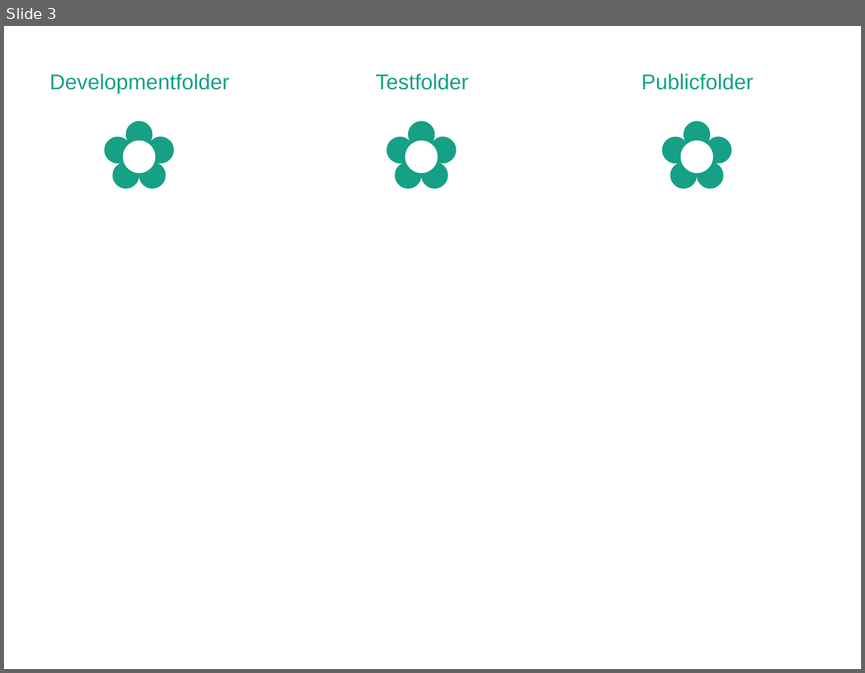
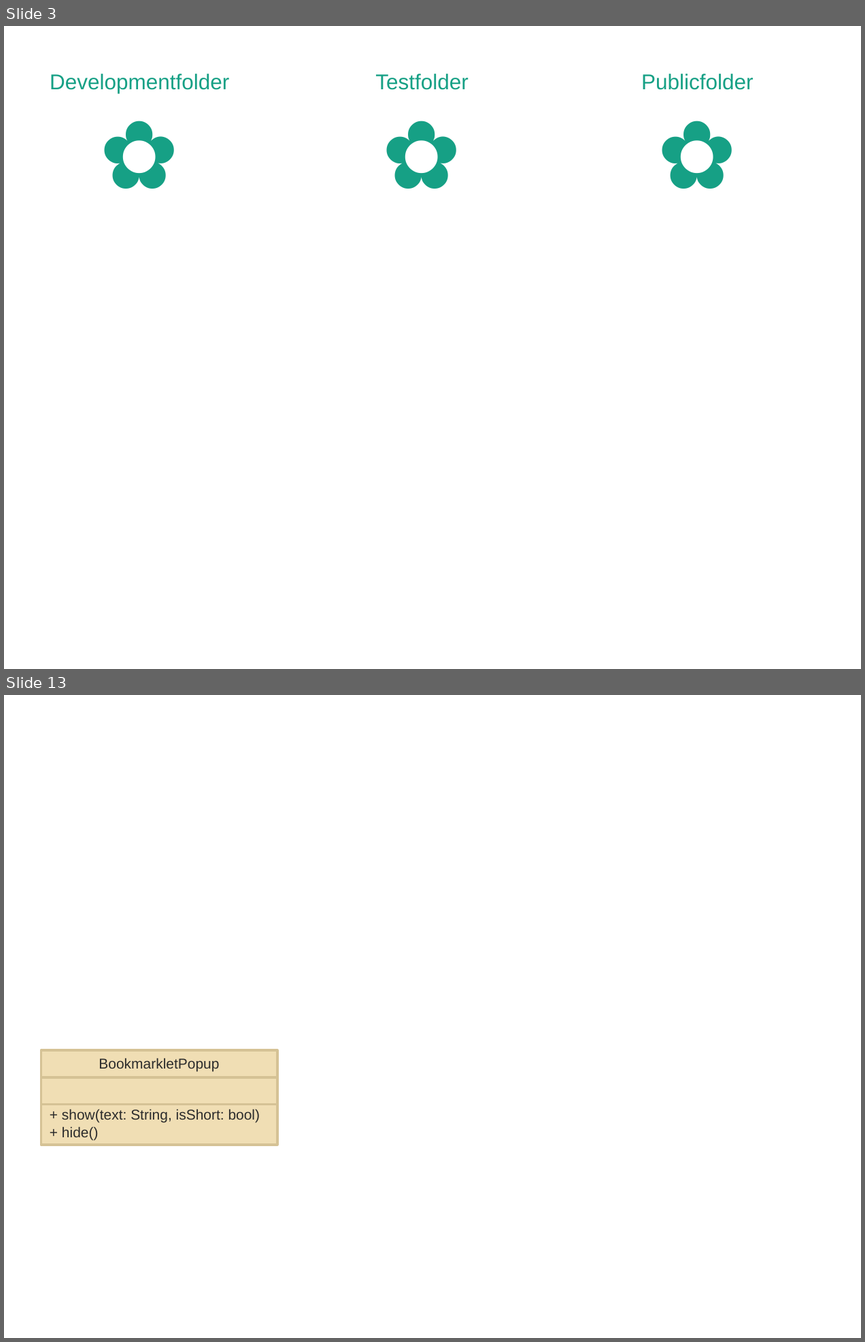
Before and after one commit to SCALE-Team/scale-team.github.io, a slide deck: scale-perf-dev/docs/documentation_graphics.pptx. Shown one above the other, each under a label of ours: slide 3 before the commit, slides 3 and 13 after it; the slides between them are not shown. The pictures are 865x673 and 865x1342 pixels, drawn with LibreOffice and Linux fonts; fonts in the diff are those of the drawing. Boxes give left, top, right and bottom in pixels: in the first picture for what was removed or moved away, otherwise in the second. Text is boxed around its words. In the diff, an @@ line names an element or a change of style, - is before the commit and + after.

```diff
--- a/scale-perf-dev/docs/documentation_graphics.pptx
+++ b/scale-perf-dev/docs/documentation_graphics.pptx
@@ slide 13 added at <box>4,695,861,1338</box>, background #FFFFFF @@
@@ rectangle added at <box>41,1050,277,1144</box>, fill #F0DEB4, outline #D5C295 2 pt, 12 pt, text #2B2B2B @@
+BookmarkletPopup
++ show(text: String, isShort: bool)
++ hide()
@@ line added from (41, 1077) to (277, 1077), #D5C295 2 pt @@
@@ line added from (41, 1104) to (277, 1104), #D5C295 2 pt @@
```
Also in this commit, not shown: 5 slides changed, 9 other slides added, 1 other file.
